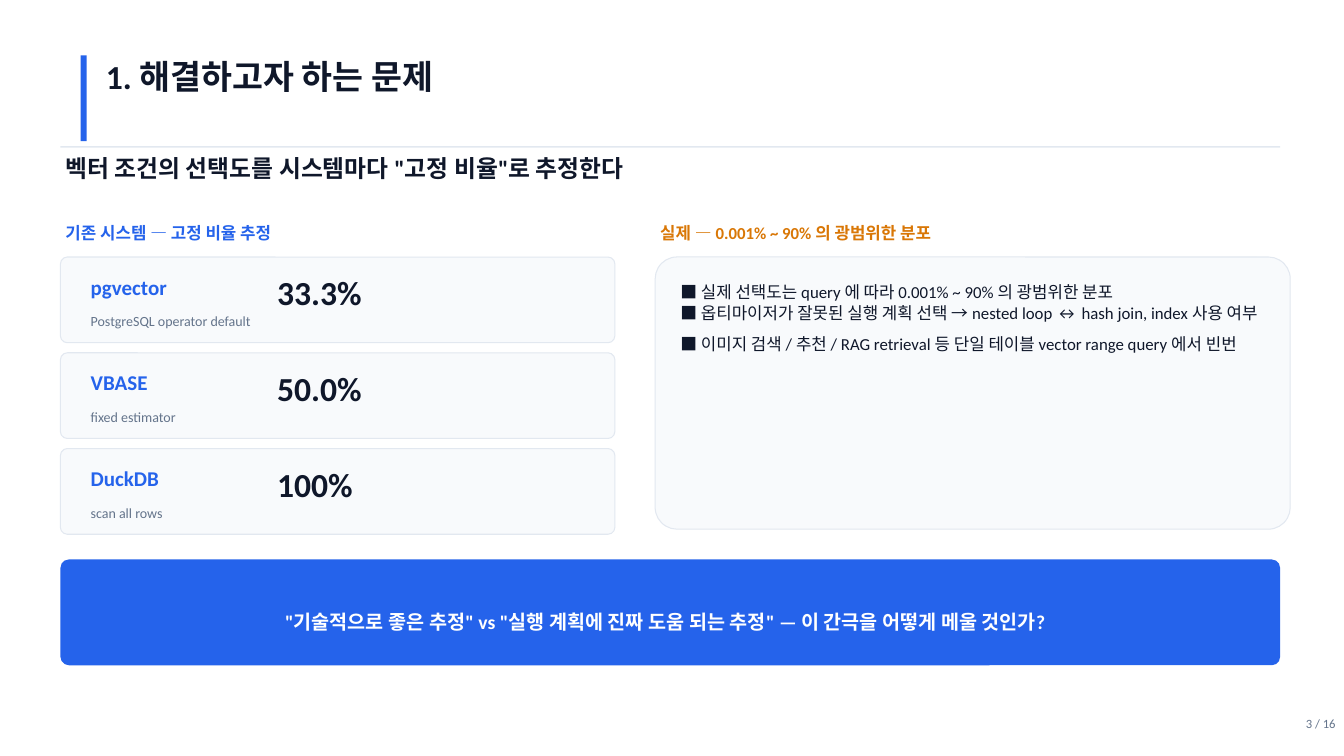
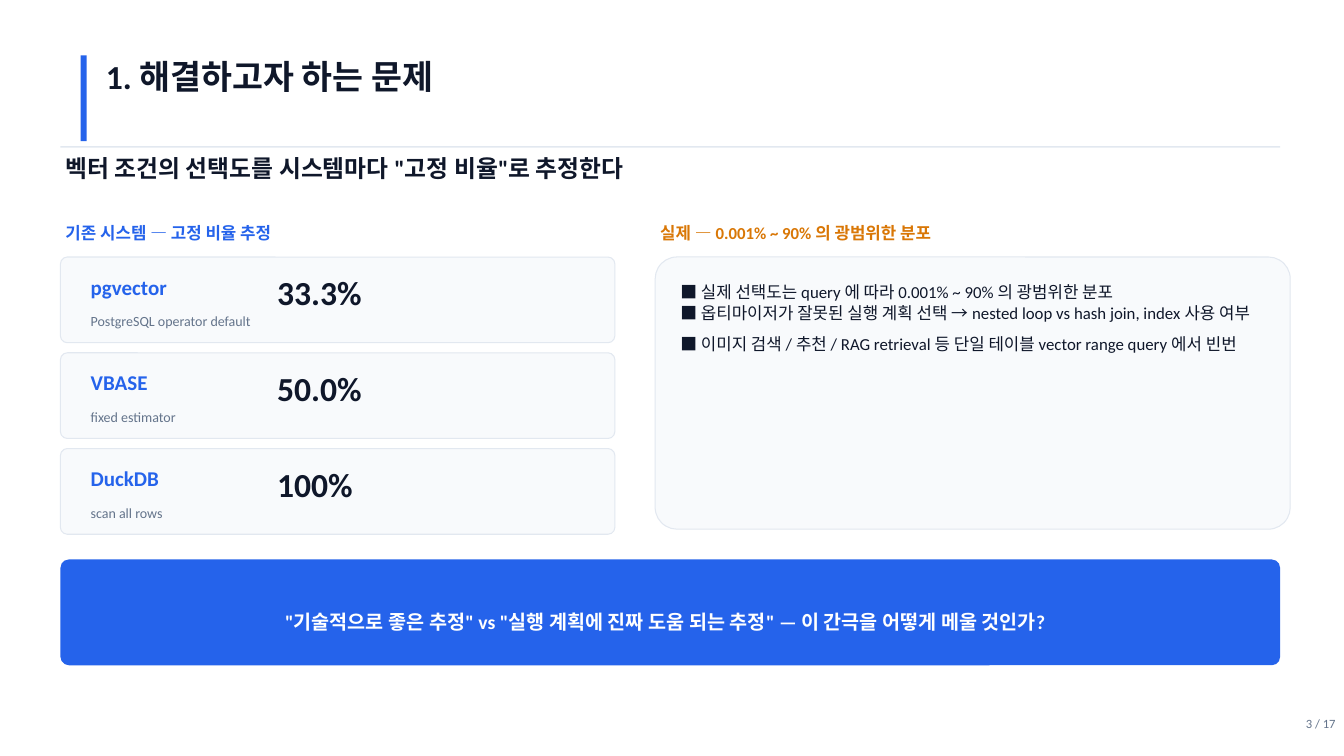
Before and after one commit to johyunbin/Capstone, a slide deck: slide 3 of submission/_drafts/속도는벡터_중간발표.pptx. Drawn at 1344x756 pixels with LibreOffice and Linux fonts; fonts in the diff are those of the drawing. Boxes give left, top, right and bottom in pixels: in the first picture for what was removed or moved away, otherwise in the second. Text is boxed around its words. In the diff, an @@ line names an element or a change of style, - is before the commit and + after.

```diff
--- a/submission/_drafts/속도는벡터_중간발표.pptx
+++ b/submission/_drafts/속도는벡터_중간발표.pptx
@@ text at [701, 305, 1250, 322]: text changed @@
-■ 옵티마이저가 잘못된 실행 계획 선택 → nested loop ↔ hash join, index 사용 여부
+■ 옵티마이저가 잘못된 실행 계획 선택 → nested loop vs hash join, index 사용 여부
@@ text at [1306, 720, 1336, 728]: text changed @@
-3 / 16
+3 / 17
```
Also in this commit, not shown: 13 other slides changed, 1 slide added, 8 other files.
